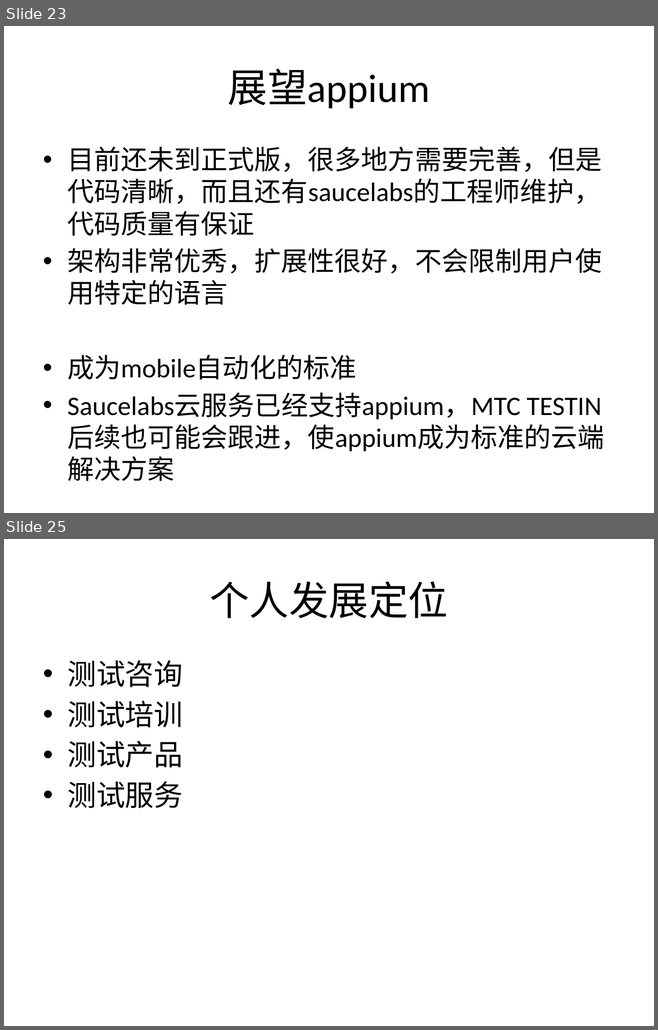
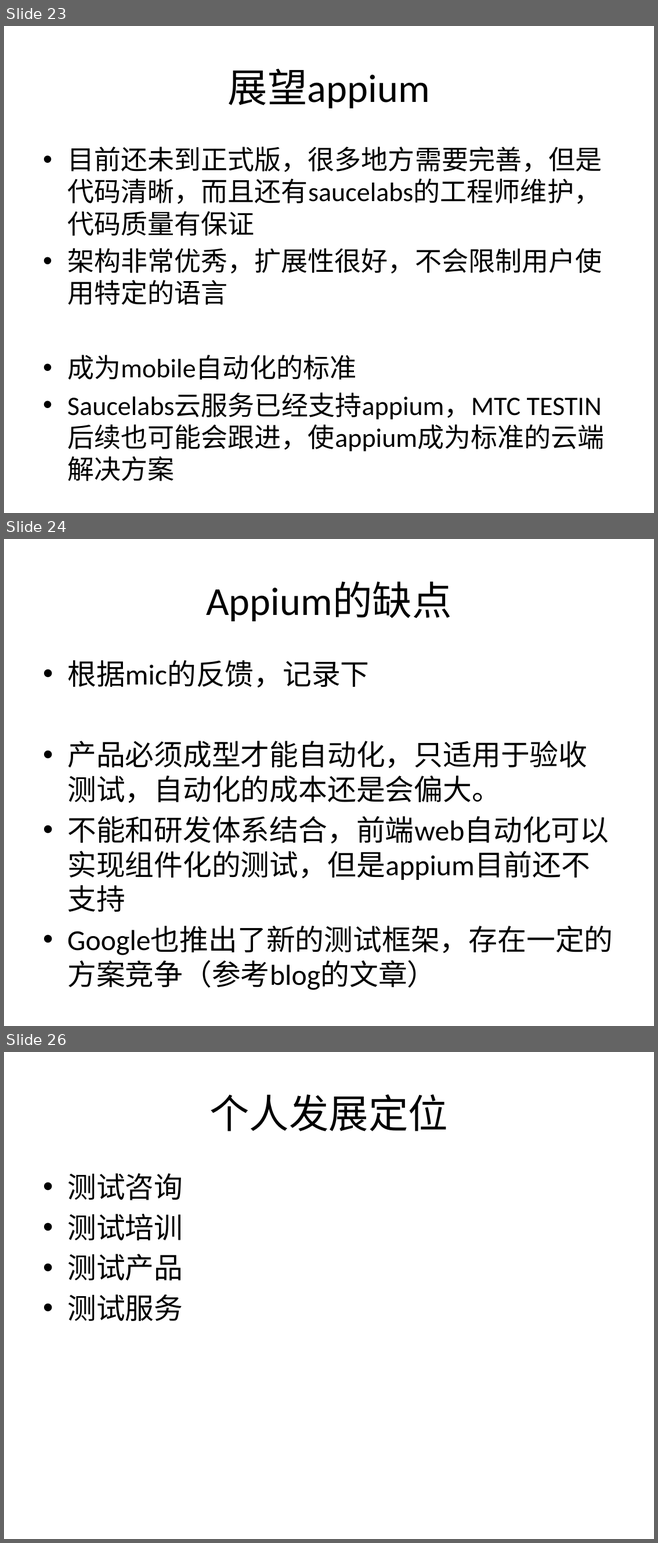
Before and after one commit to seveniruby/AppiumExample, a slide deck: doc/appium自动化.pptx. Shown one above the other, each under a label of ours: slides 23 and 25 before the commit, slides 23, 24 and 26 after it; the slides between them are not shown. The pictures are 658x1030 and 658x1543 pixels, drawn with LibreOffice and Linux fonts; fonts in the diff are those of the drawing. Boxes give left, top, right and bottom in pixels: in the first picture for what was removed or moved away, otherwise in the second. Text is boxed around its words. In the diff, an @@ line names an element or a change of style, - is before the commit and + after.

```diff
--- a/doc/appium自动化.pptx
+++ b/doc/appium自动化.pptx
@@ slide 24 added at (x1=4, y1=539, x2=654, y2=1026), background #FFFFFF @@
@@ title added at (x1=206, y1=582, x2=451, y2=621), 44 pt, text #000000 @@
+Appium的缺点
@@ text added at (x1=67, y1=660, x2=612, y2=990), 32 pt, text #000000 @@
+• 根据mic的反馈，记录下
+• 产品必须成型才能自动化，只适用于验收测试，自动化的成本还是会偏大。
+• 不能和研发体系结合，前端web自动化可以实现组件化的测试，但是appium目前还不支持
+• Google也推出了新的测试框架，存在一定的方案竞争（参考blog的文章）
@@ what was slide 25 is now slide 26 @@
```
Also in this commit, not shown: 1 slide changed, 1 other slide added.
